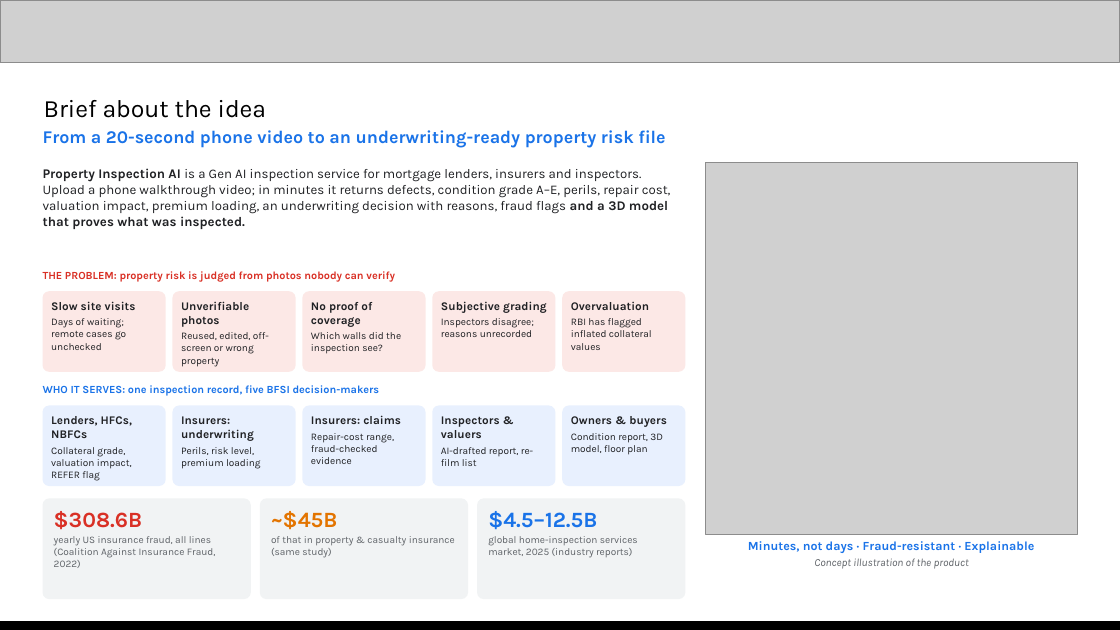
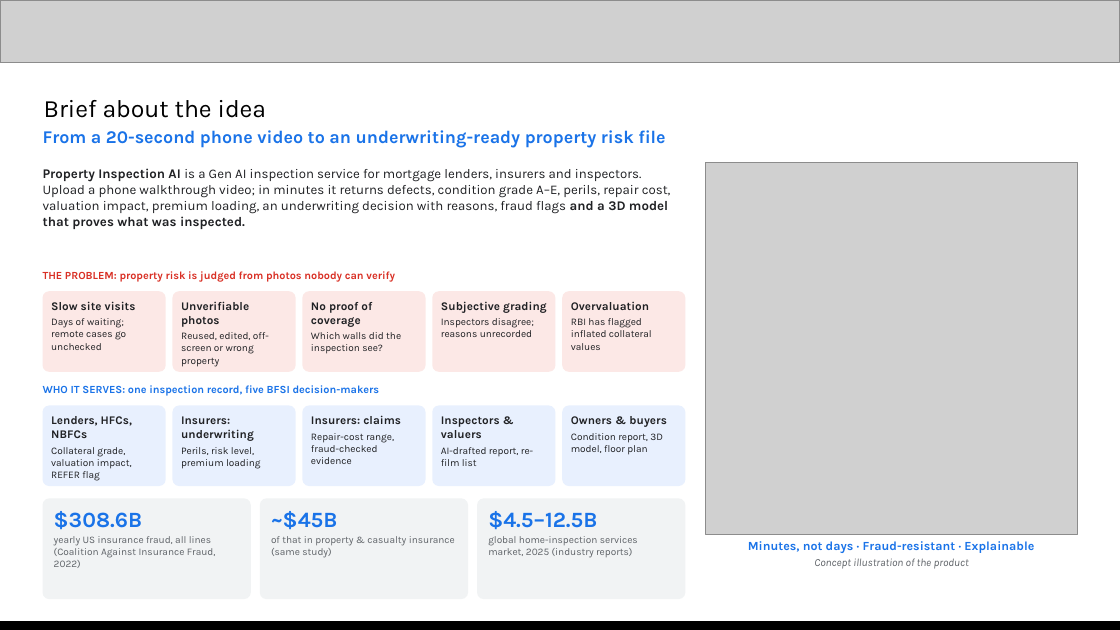
Before and after one commit to XCore-Lab/property-inspection-ai, a slide deck: slide 2 of docs/pitch-deck/Property_Inspection_AI_Submission_Xcore.pptx. Drawn at 1120x630 pixels with LibreOffice and Linux fonts; fonts in the diff are those of the drawing; grey boxes stand for pictures. Boxes give left, top, right and bottom in pixels: in the first picture for what was removed or moved away, otherwise in the second. Text is boxed around its words. In the diff, an @@ line names an element or a change of style, - is before the commit and + after.

Commit message:
Redesign the architecture diagram and refresh deck typography and colours
- New architecture diagram (light and dark) on the architecture slide of both decks and in the README
- Submission deck: one blue accent with neutral cards; red, amber and green kept only for problem vs solution, decision outcomes, the REFER case and caveats
- Pitch deck: Google Sans Flex throughout, sizes adjusted to keep the original layout
- Google Sans Flex embedded in both decks so they display correctly without the font installed

```diff
--- a/docs/pitch-deck/Property_Inspection_AI_Submission_Xcore.pptx
+++ b/docs/pitch-deck/Property_Inspection_AI_Submission_Xcore.pptx
@@ text "$308.6B" at (54, 511, 143, 530): text colour #D93025 to #1A73E8 @@
@@ text "~$45B" at (271, 511, 338, 530): text colour #E37400 to #1A73E8 @@
```
Also in this commit, not shown: 9 other slides changed, 7 other files.
